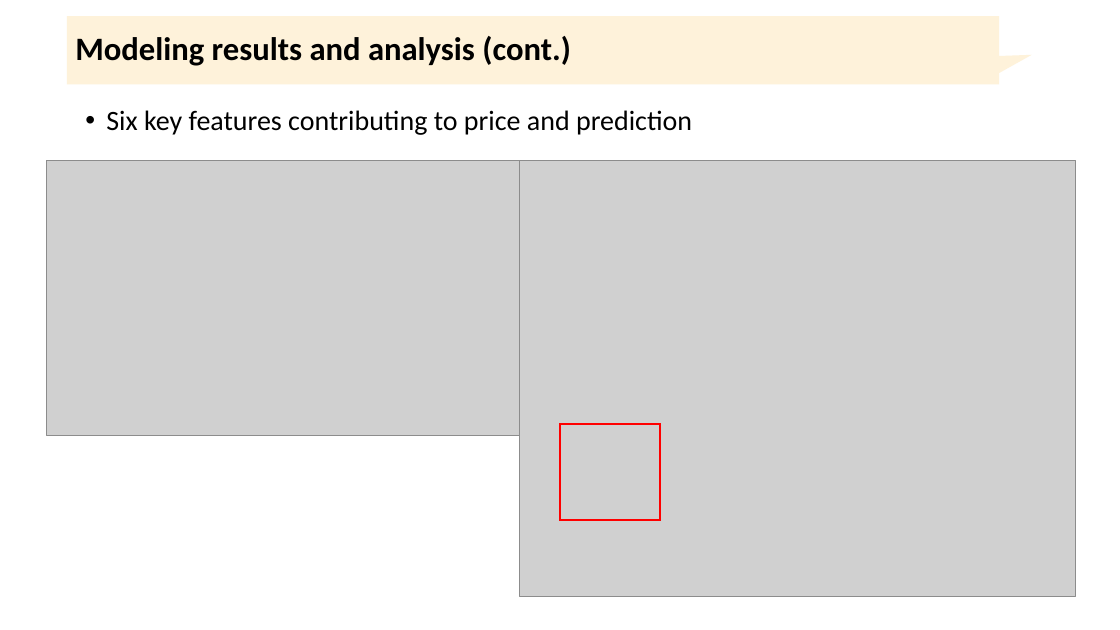
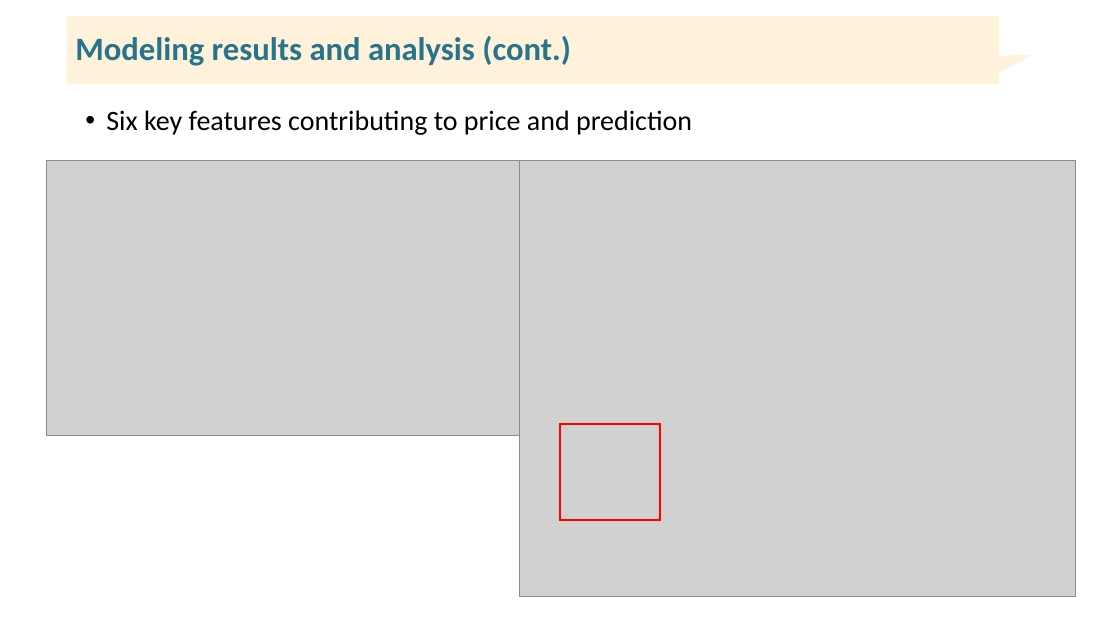
Before and after one commit to jhsshen/DataScienceGuidedCapstone, a slide deck: slide 5 of reports/Presentation for Management Team.pptx. Drawn at 1120x630 pixels with LibreOffice and Linux fonts; fonts in the diff are those of the drawing; grey boxes stand for pictures. Boxes give left, top, right and bottom in pixels: in the first picture for what was removed or moved away, otherwise in the second. Text is boxed around its words. In the diff, an @@ line names an element or a change of style, - is before the commit and + after.

Commit message:
Minor update of ppt with format

```diff
--- a/reports/Presentation for Management Team.pptx
+++ b/reports/Presentation for Management Team.pptx
@@ title "Modeling results and analysis (cont.)" at (x1=75, y1=36, x2=571, y2=66): text colour #000000 to #29748D @@
```
Also in this commit, not shown: 7 other slides changed.
